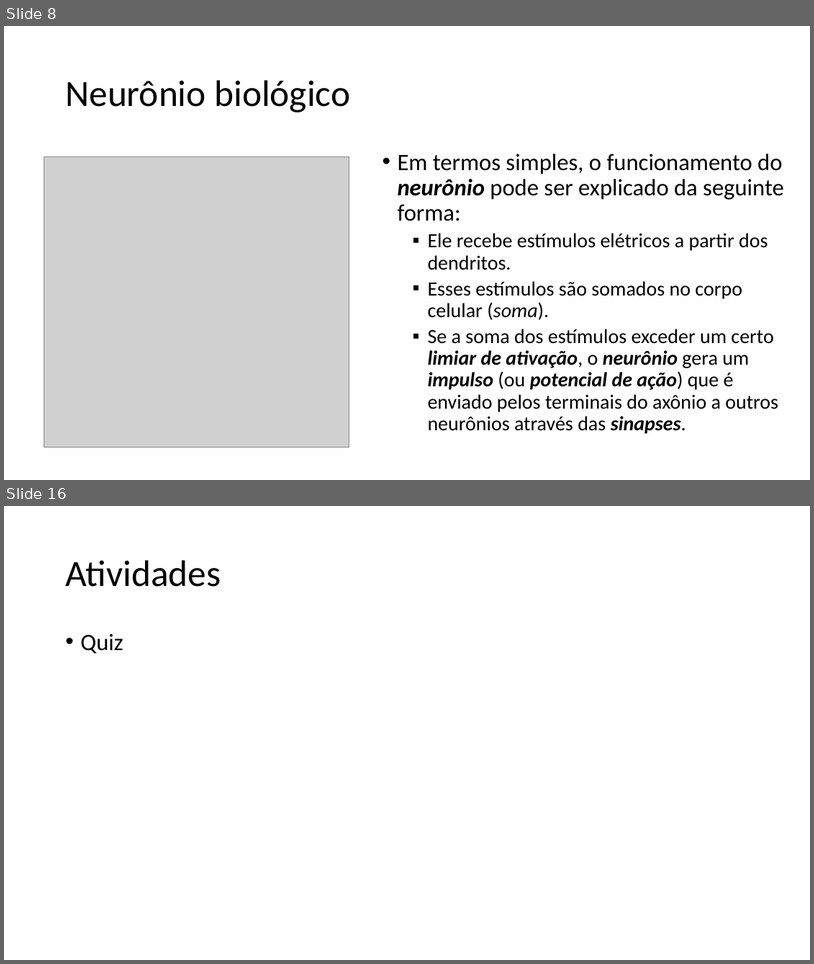
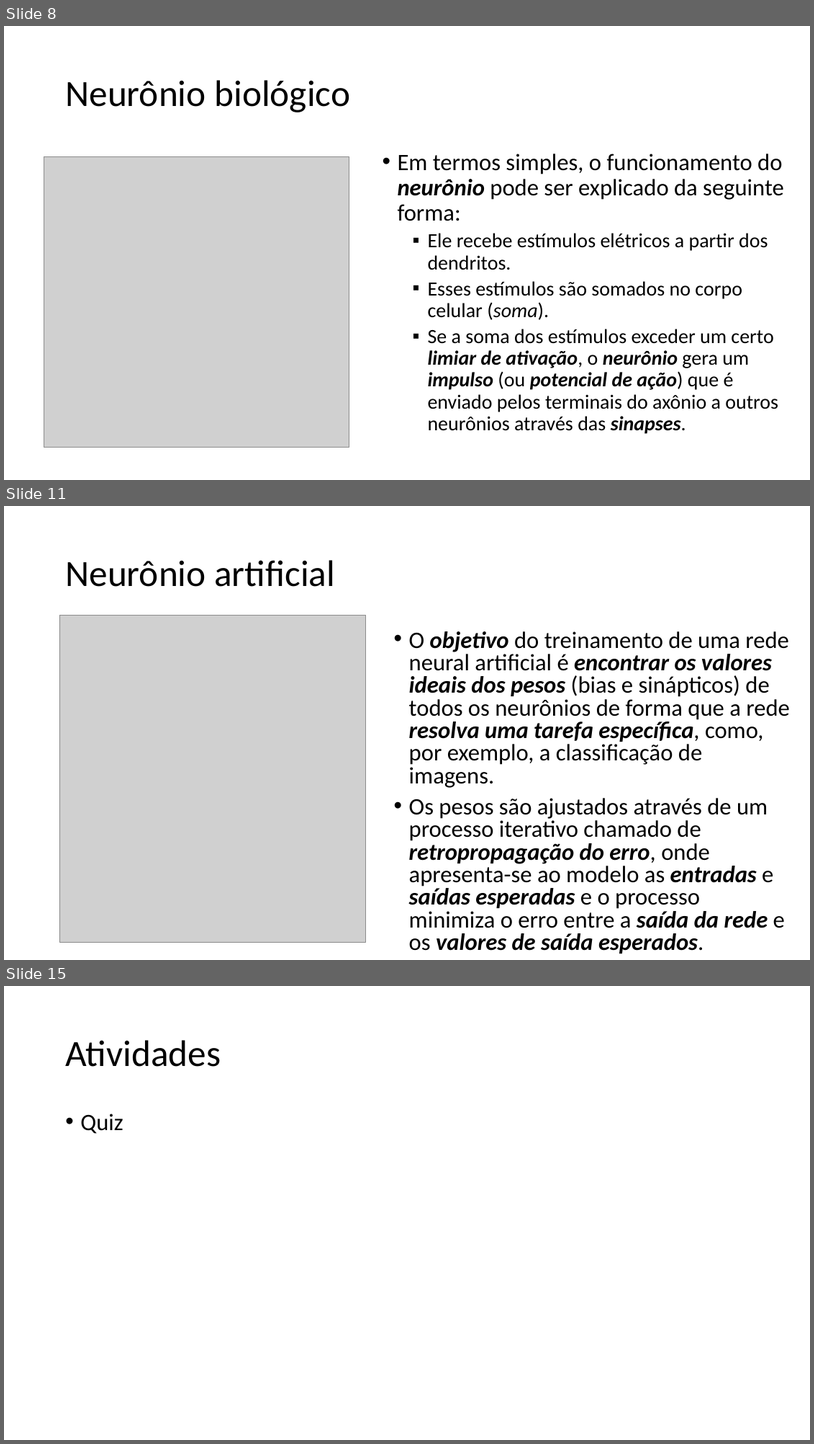
Before and after one commit to zz4fap/tp557-iot-ml, a slide deck: slides/TP557_3_Desafios_do_TinyML_machine_learning.pptx. Shown one above the other, each under a label of ours: slides 8 and 16 before the commit, slides 8, 11 and 15 after it; the slides between them are not shown. The pictures are 814x964 and 814x1444 pixels, drawn with LibreOffice and Linux fonts; fonts in the diff are those of the drawing; grey boxes stand for pictures. Boxes give left, top, right and bottom in pixels: in the first picture for what was removed or moved away, otherwise in the second. Text is boxed around its words. In the diff, an @@ line names an element or a change of style, - is before the commit and + after.

```diff
--- a/slides/TP557_3_Desafios_do_TinyML_machine_learning.pptx
+++ b/slides/TP557_3_Desafios_do_TinyML_machine_learning.pptx
@@ slide 11 added at bbox=[4, 506, 810, 960], background #FFFFFF @@
@@ title added at bbox=[65, 560, 335, 587], 44 pt, text #000000 @@
+Neurônio artificial
@@ picture added at bbox=[59, 615, 366, 942] @@
@@ text added at bbox=[409, 631, 790, 953], 28 pt, text #000000 @@
+• O objetivo do treinamento de uma rede neural artificial é encontrar os valores ideais dos pesos (bias e sinápticos) de todos os neurônios de forma que a rede resolva uma tarefa específica, como, por exemplo, a classificação de imagens.
+• Os pesos são ajustados através de um processo iterativo chamado de retropropagação do erro, onde apresenta-se ao modelo as entradas e saídas esperadas e o processo minimiza o erro entre a saída da rede e os valores de saída esperados.
@@ what was slide 16 is now slide 15 @@
```
Also in this commit, not shown: 5 slides changed, 2 other slides added, 4 slides removed, 3 other files.
